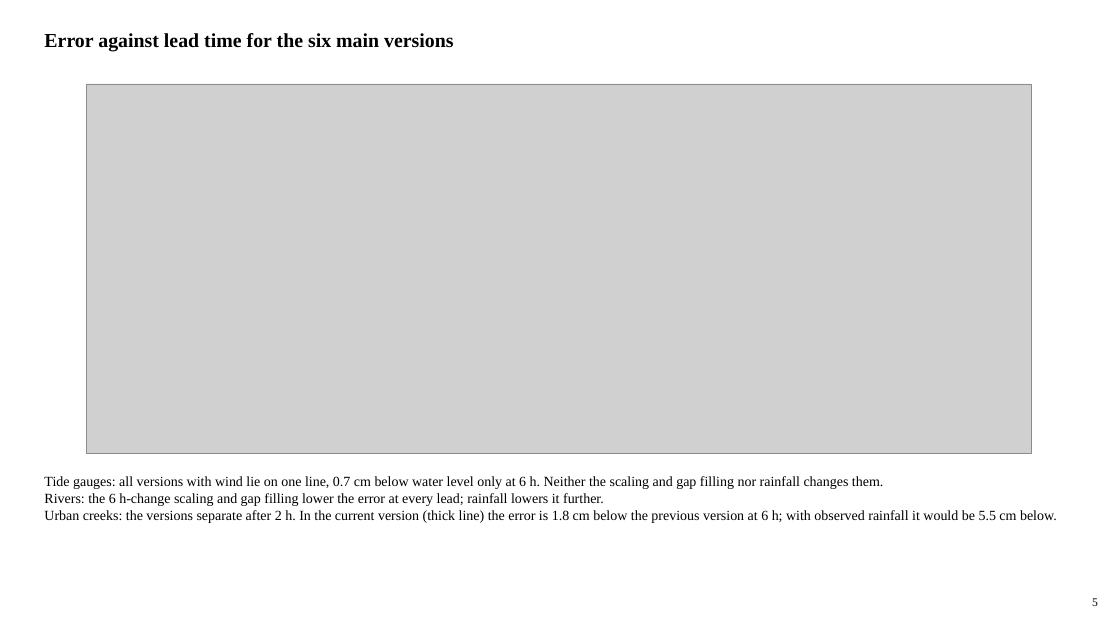
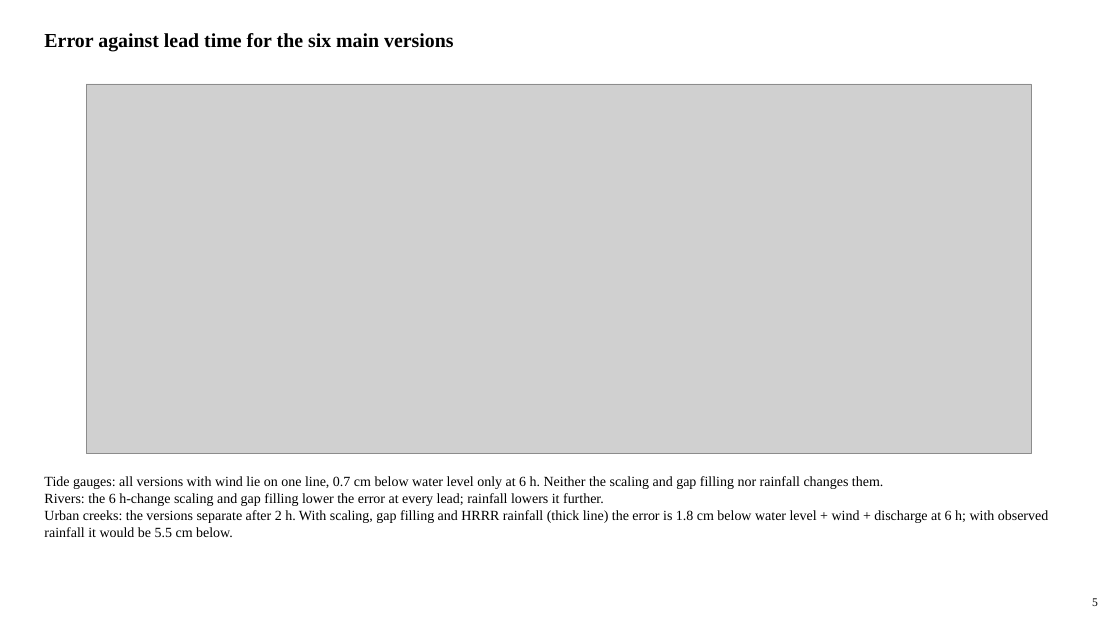
Before and after one commit to LaurenW1997/subdomainLSTM, a slide deck: slide 5 of deliverables/17_versions/version_comparison.pptx. Drawn at 1120x630 pixels with LibreOffice and Linux fonts; fonts in the diff are those of the drawing; grey boxes stand for pictures. Boxes give left, top, right and bottom in pixels: in the first picture for what was removed or moved away, otherwise in the second. Text is boxed around its words. In the diff, an @@ line names an element or a change of style, - is before the commit and + after.

```diff
--- a/deliverables/17_versions/version_comparison.pptx
+++ b/deliverables/17_versions/version_comparison.pptx
@@ text at [44,510,1048,537]: text changed @@
-Urban creeks: the versions separate after 2 h. In the current version (thick line) the error is 1.8 cm below the previous version at 6 h; with observed rainfall it would be 5.5 cm below.
+Urban creeks: the versions separate after 2 h. With scaling, gap filling and HRRR rainfall (thick line) the error is 1.8 cm below water level + wind + discharge at 6 h; with observed rainfall it would be 5.5 cm below.
```
Also in this commit, not shown: 12 other slides changed, 34 other files.
